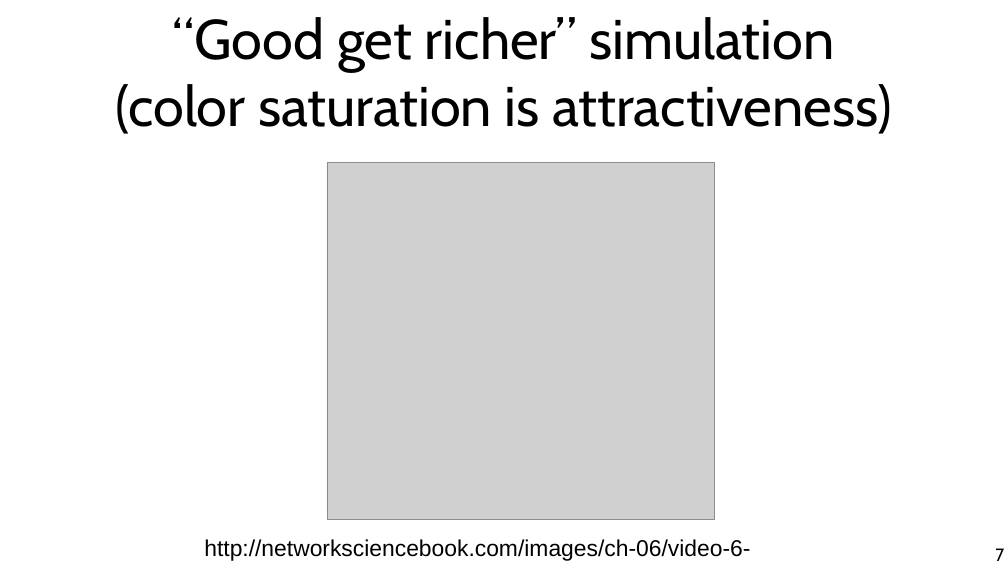
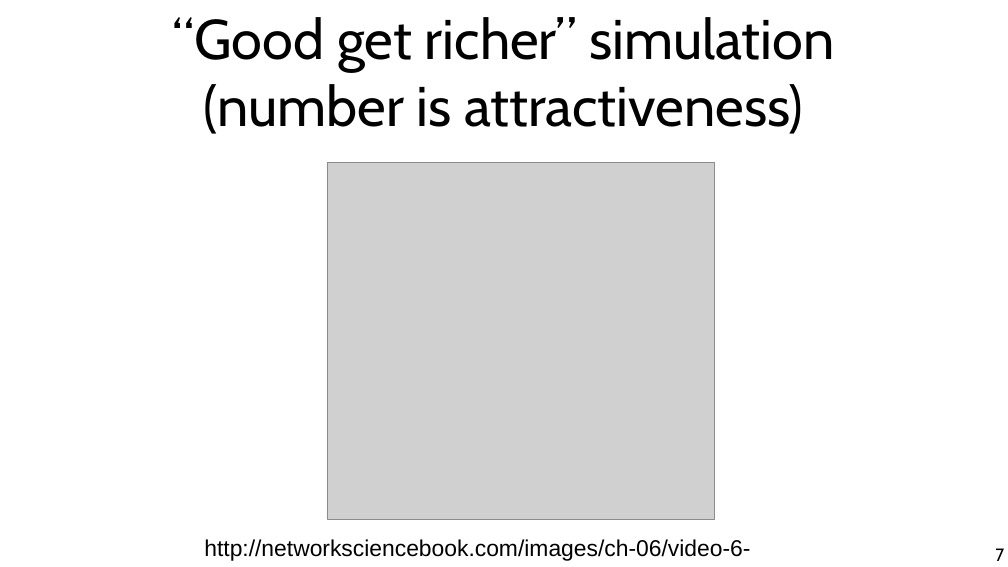
Before and after one commit to chatox/networks-science-course, a slide deck: slide 7 of theory/tt06_other_growth_models.odp. Drawn at 1008x567 pixels with LibreOffice and Linux fonts; fonts in the diff are those of the drawing; grey boxes stand for pictures. Boxes give left, top, right and bottom in pixels: in the first picture for what was removed or moved away, otherwise in the second. Text is boxed around its words. In the diff, an @@ line names an element or a change of style, - is before the commit and + after.

```diff
--- a/theory/tt06_other_growth_models.odp
+++ b/theory/tt06_other_growth_models.odp
@@ title at (173,17,834,134): text changed @@
-“Good get richer” simulation
-(color saturation is attractiveness)
+“Good get richer” simulation
+(number is attractiveness)
```
Also in this commit, not shown: 6 other slides changed, 4 slides added, 3 slides removed, 1 other file.
